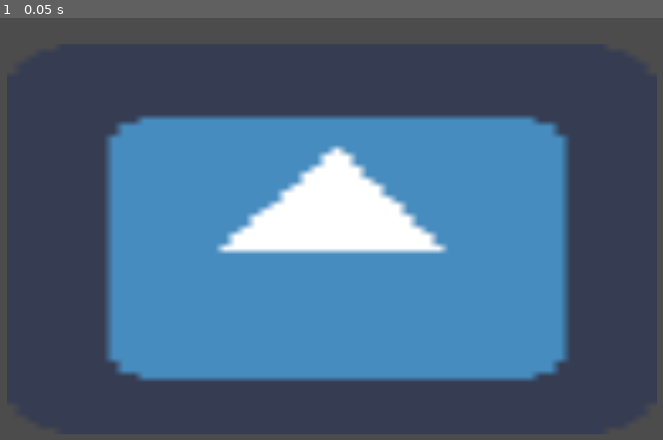
Above: before the commit, frame 1.
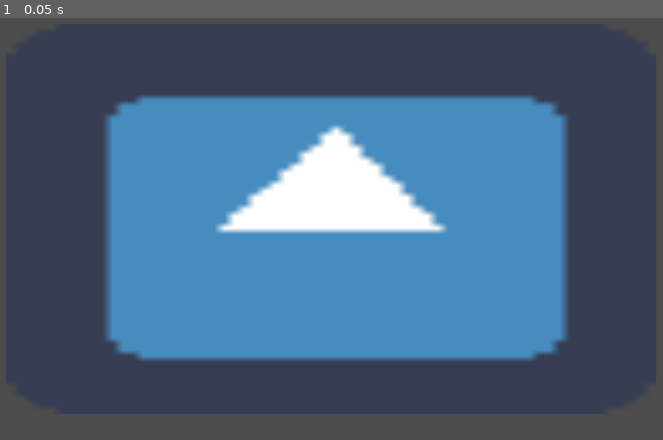
Above: after the commit, the same moment.

Repository: AnonyBunny/CLECKER
Game: Godot game, scene res://Scenes/World.tscn
Two runs of this game, one before a commit and one after it. Both use one fixed random seed, a clock stepped at 60 frames per second and the inputs below. The project has no main scene, so this scene is started directly. The engine's default icon, where the game draws it, is replaced by a stand-in: a white triangle on a blue panel in a dark square.
Inputs:
- Up to frame 1 (0.05 s): no input

The runs differ from the first frame. In frame 1, 12% of the frame differs, in the area x 15-86%, y 18-87%.

Commit message:
Add files via upload
Fixed the button so it detects the freaking mouse

Diff:
--- a/CLECKER/Scenes/Clicker Button.tscn
+++ b/CLECKER/Scenes/Clicker Button.tscn
@@ -1,7 +1,10 @@
-[gd_scene load_steps=3 format=2]
+[gd_scene load_steps=4 format=2]
 
 [ext_resource path="res://Assets/icon.png" type="Texture" id=1]
 [ext_resource path="res://Scripts/ClickerButton.gd" type="Script" id=2]
+
+[sub_resource type="RectangleShape2D" id=1]
+extents = Vector2( 412.5, 244 )
 
 [node name="Clicker Button" type="Node2D"]
 script = ExtResource( 2 )
@@ -10,3 +13,12 @@
 position = Vector2( 1.52588e-05, 7.62939e-06 )
 scale = Vector2( 13, 7.8125 )
 texture = ExtResource( 1 )
+
+[node name="Area2D" type="Area2D" parent="."]
+
+[node name="CollisionShape2D" type="CollisionShape2D" parent="Area2D"]
+position = Vector2( -0.5, -2 )
+shape = SubResource( 1 )
+
+[connection signal="mouse_entered" from="Area2D" to="." method="_on_Area2D_mouse_entered"]
+[connection signal="mouse_exited" from="Area2D" to="." method="_on_Area2D_mouse_exited"]
--- a/CLECKER/Scenes/World.tscn
+++ b/CLECKER/Scenes/World.tscn
@@ -3,9 +3,7 @@
 [ext_resource path="res://Scenes/Clicker Button.tscn" type="PackedScene" id=1]
 
 [node name="World" type="Node2D"]
-
-[node name="Camera2D" type="Camera2D" parent="."]
-position = Vector2( 511, 299 )
+position = Vector2( -1, -1 )
 
 [node name="Clicker Button" parent="." instance=ExtResource( 1 )]
-position = Vector2( 512, 299 )
+position = Vector2( 512, 274 )
--- a/CLECKER/Scripts/ClickerButton.gd
+++ b/CLECKER/Scripts/ClickerButton.gd
@@ -1,14 +1,20 @@
 extends Node2D
 
-var points = 0
-
+export var points = 0
+var areastate = false
 
 func _process(_delta):
+	if not areastate:
+		return
 	if Input.is_action_just_pressed("click"):
 		points += 1
 		print(points)
 
-#this is bad dumb code, it doesn't account for if the button is actually being clicked
-#todo: check area
-#also todo: get an actual counter system visible instead of using debugger
-#probably need a new scene for that
+#todo add a store, add a point counter
+#this was way easier than I expected tbh
+
+func _on_Area2D_mouse_entered():
+	areastate = true
+
+func _on_Area2D_mouse_exited():
+	areastate = false
